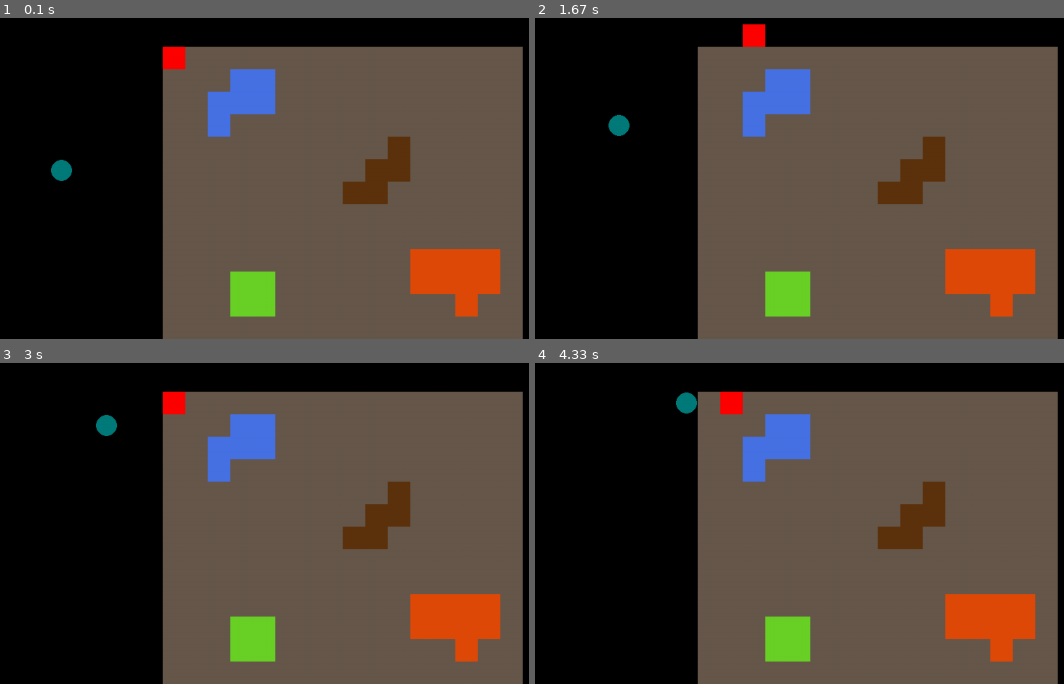
Above: before the commit, frames 1-4 (two rows, left to right).
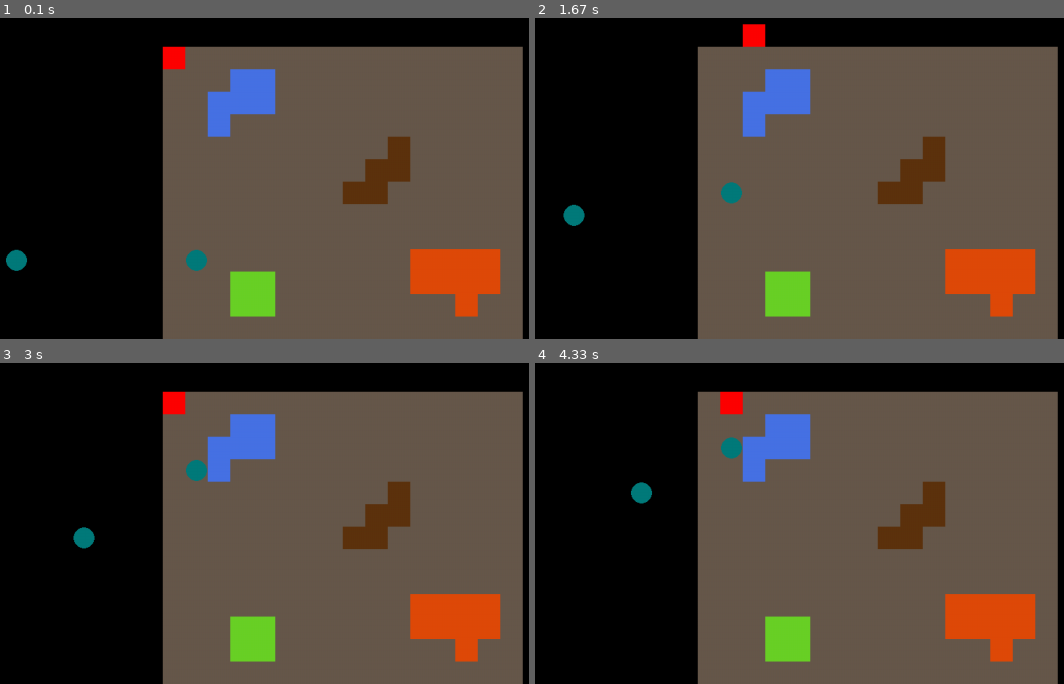
Above: after the commit, the same moments.

Repository: mytinycloud/90D-pygame-scaffold
Game: pygame game, started from main.py
Same seed, same stepped clock (60 frames per second), same inputs: the game is played once before the commit and once after it.
Inputs (mouse positions are in pixels of both pictures, inside the frame that each line leads up to):
- Up to frame 1 (0.1 s): no input
- Up to frame 2 (1.67 s): hold D 0.33-0.8 s; move the mouse to (672, 82) at 0.37 s; hold W 0.83-1.13 s; hold D 1.17-1.63 s
- Up to frame 3 (3 s): hold A 1.67-2.2 s; hold S 2.23-2.53 s; hold A 2.57-2.97 s
- Up to frame 4 (4.33 s): hold W 3-3.37 s; hold D 3.4-4.03 s; hold S from 4.07 s (still down)

The runs differ from the first frame. In frame 1, 0.6% of the frame differs, in the area x 1-40%, y 44-79%; in frame 2, 0.6%, in the area x 5-40%, y 30-65%; in frame 3, 0.6%; in frame 4, 0.6%.

Commit message:
Enemy and health changes: - Add health component to players - Add ability for enemies to damage player health pool (100 by default) by the damage value they are init'd with - Add ability for enemies to be removed from the entity group on dealing damage / contact (via shared x.y coords) with player - Minor update to allow more enemy spawning in random locations for testing

Diff:
--- a/main.py
+++ b/main.py
@@ -3,7 +3,6 @@
 from engine.ecs import EntityGroup
 
 import systems
-import systems.enemy
 
 # Build objects
 window = Window()
@@ -17,6 +16,7 @@
 systems.player.mount_player_system(group)
 systems.enemy.mount_enemy_system(group)
 systems.motion.mount_motion_system(group)
+systems.health.mount_health_system(group)
 systems.testing.mount_testing_system(group)
 systems.sprites.mount_sprite_system(group, window.surface)
 
--- a/systems/__init__.py
+++ b/systems/__init__.py
@@ -6,3 +6,5 @@
 from . import testing
 from . import time
 from . import turn
+from . import health
+from . import enemy
--- a/systems/enemy.py
+++ b/systems/enemy.py
@@ -4,23 +4,22 @@
 from .sprites import SpriteComponent
 from .player import PlayerComponent
 from .turn import TurnComponent
+from .health import HealthComponent
 from . import turn
 
 from math import copysign
 from random import choice
 
+'''
+A component that represents a generic enemy
+'''
 @enumerate_component("enemy")
 class EnemyComponent:
-    # Inherit health
-    # Inherit position
-    # Implement
-        # attacks
-        # clone
-            # Position
-            # Health
-    pass
+    damage: int
 
-
+'''
+Update enemy systems only taking into account when it's the enemies turn
+'''
 def enemy_update_system(group: EntityGroup):
 
     player: PlayerComponent = group.query_singleton('player')
@@ -35,18 +34,19 @@
         mtp = move_towards_player(player.motion.position, e.motion.position)
         motion.velocity = mtp
 
-
+'''
+Mount system
+'''
 def mount_enemy_system(group: EntityGroup):
     group.mount_system(enemy_update_system)
 
-
+'''
+Naive pathing implementation to move towards player one
+step at a time. If the enemy is not in either x or y plane, then choose
+a random plane to move on.
+'''
 def move_towards_player(p_pos: Vector2, e_pos: Vector2):
 
-    """
-        Naive pathing implementation to move towards player one
-        step at a time. If not in either x or y plane, then choose
-        a random one to move to.
-    """
     delta = p_pos - e_pos
     print(delta)
 
@@ -55,8 +55,6 @@
 
     # If neither are in plane with player, choose random one
     if (delta.x != 0 and delta.y != 0):
-        print('not in plane', delta.x, delta.y)
-        print('choice:', choice([velocity_x, velocity_y]))
         return choice([velocity_x, velocity_y])
 
     if (delta.x != 0):
@@ -66,8 +64,9 @@
 
 def create_enemy(position = tuple[int, int]):
     enemy = Entity("enemy")
-    enemy.enemy = EnemyComponent()
-    enemy.sprite = SpriteComponent.from_circle(diameter=30, color=(0,123,123))
-    enemy.motion = MotionComponent(position=Vector2(position[0],position[1]))
+    enemy.enemy = EnemyComponent(damage = 10)
+    enemy.sprite = SpriteComponent.from_circle(diameter = 30, color = (0,123,123))
+    enemy.motion = MotionComponent(position = Vector2(position[0],position[1]))
+    enemy.health = HealthComponent(health = 100)
 
     return enemy
--- /dev/null
+++ b/systems/health.py
@@ -0,0 +1,38 @@
+from engine.ecs import EntityGroup, enumerate_component
+from .turn import TurnComponent
+
+from . import turn
+
+@enumerate_component("health")
+class HealthComponent:
+    health: int
+
+'''
+Update health system for
+'''
+def update_health_system(group: EntityGroup):
+
+    p = group.query_singleton('player')
+    t:TurnComponent = group.query_singleton('turn').turn
+
+    if (t.state == turn.TURN_ENEMY or t.state == turn.TURN_PLAYER):
+        for e in group.query('enemy', 'health'):
+            if p.motion.position == e.motion.position:
+                reduce_player_health(p, e.enemy.damage)
+                group.remove(entity = e)
+
+'''
+Mount health system
+'''
+def mount_health_system(group: EntityGroup):
+    group.mount_system(update_health_system)
+    pass
+
+'''
+Reduce the player health by the value specified, typically drawn
+directly from the enemy component damage value
+'''
+def reduce_player_health(player, value):
+    player.health.health -= value
+    print('new player health: ', player.health)
+    return
--- a/systems/player.py
+++ b/systems/player.py
@@ -4,6 +4,7 @@
 from .sprites import SpriteComponent
 from .motion import MotionComponent
 from .controls import ControlComponent
+from .health import HealthComponent
 from . import turn
 
 
@@ -13,7 +14,6 @@
 @enumerate_component("player")
 class PlayerComponent():
     pass
-
 
 def get_direction_command(actions: list[str]) -> Vector2 | None:
     mapping = {
@@ -57,6 +57,7 @@
     player.player = PlayerComponent()
     player.motion = MotionComponent()
     player.sprite = SpriteComponent.from_box((32, 32), (255,0,0))
+    player.health = HealthComponent(health = 100)
     group.add(player)
 
     group.mount_system(player_update_system)
--- a/systems/testing.py
+++ b/systems/testing.py
@@ -6,6 +6,7 @@
 
 from .enemy import create_enemy
 
+import random
 '''
 Just a place to add some in-development / testing code
 '''
@@ -18,12 +19,10 @@
 Mount the testing system any testing init
 '''
 def mount_testing_system(group: EntityGroup):
-    enemy1 = create_enemy((-5,5))
-    # enemy2 = create_enemy((40,-60))
-    # enemy3 = create_enemy((-50,-70))
-    # enemy4 = create_enemy((70,70))
-    group.add(enemy1)
-    # group.add(enemy2)
-    # group.add(enemy3)
-    # group.add(enemy4)
+
+    # Create 4 enemies at random locations for testing.
+    for i in range(2):
+        position = (random.choice(range(-10,10)),random.choice(range(-10,10)))
+        group.add(create_enemy(position))
+
     group.mount_system(testing_system)
